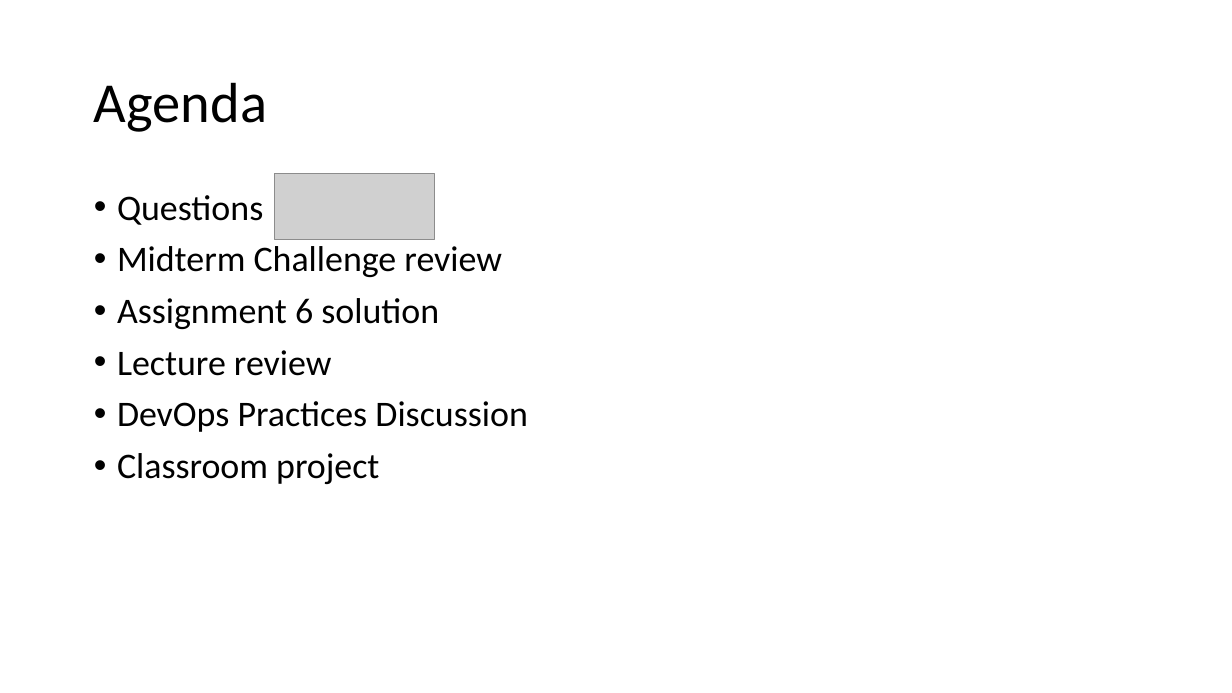
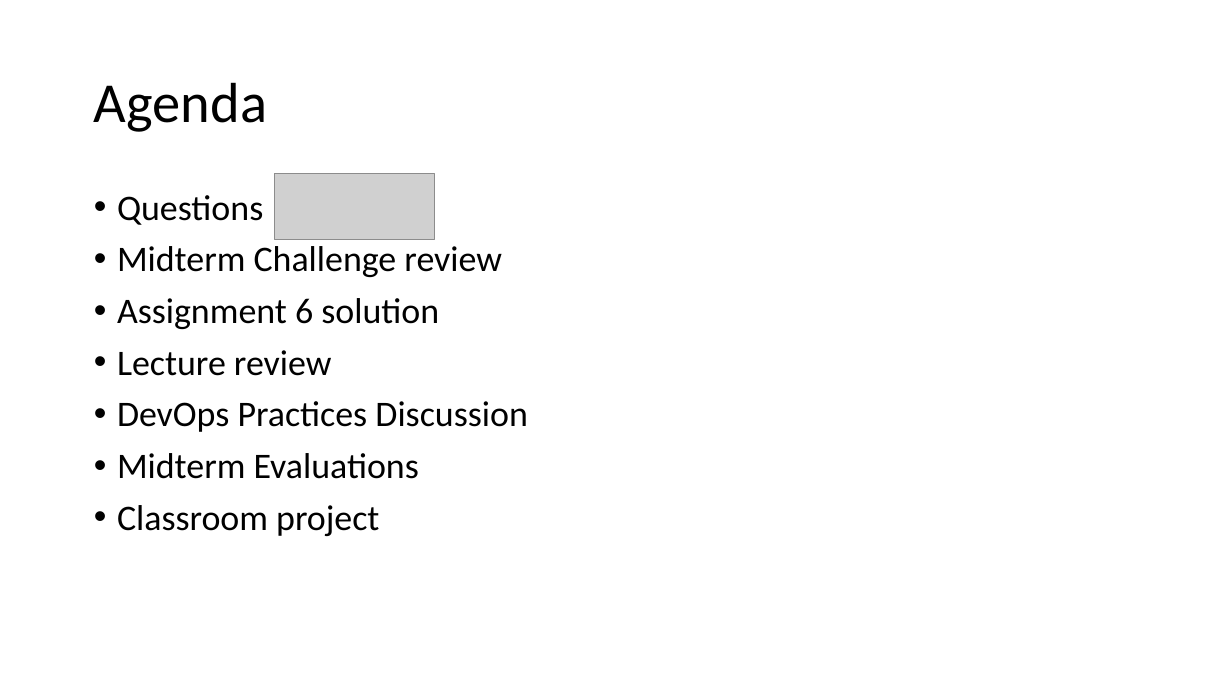
Before and after one commit to jasondbaker/infrastructure-class, a slide deck: slide 2 of lectures/lecture-review-week-8.pptx. Drawn at 1232x693 pixels with LibreOffice and Linux fonts; fonts in the diff are those of the drawing; grey boxes stand for pictures. Boxes give left, top, right and bottom in pixels: in the first picture for what was removed or moved away, otherwise in the second. Text is boxed around its words. In the diff, an @@ line names an element or a change of style, - is before the commit and + after.

```diff
--- a/lectures/lecture-review-week-8.pptx
+++ b/lectures/lecture-review-week-8.pptx
@@ text at [117, 453, 419, 479]: paragraph added @@
+• Midterm Evaluations
```
Also in this commit, not shown: 1 other slide changed, 1 other file.
